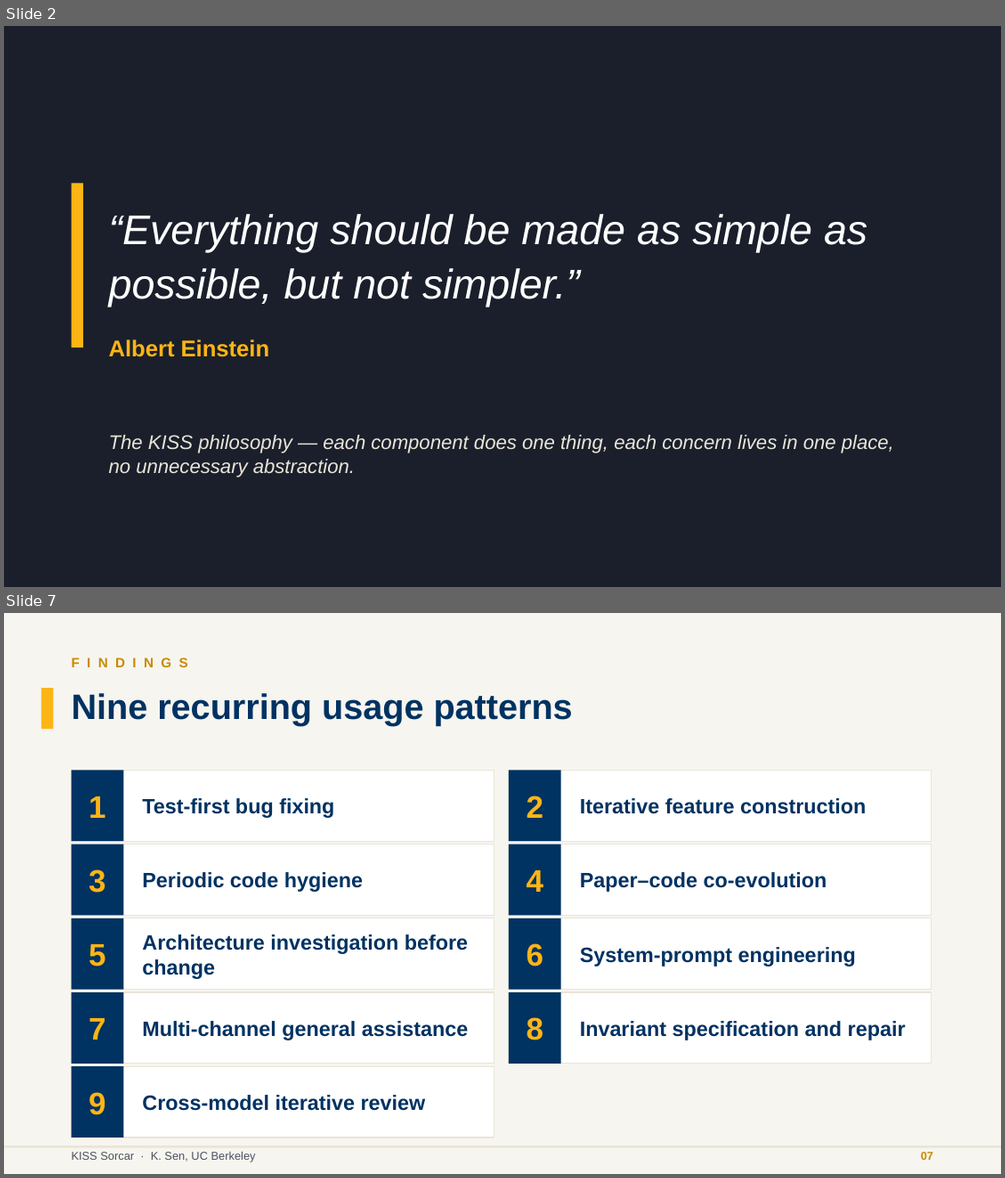
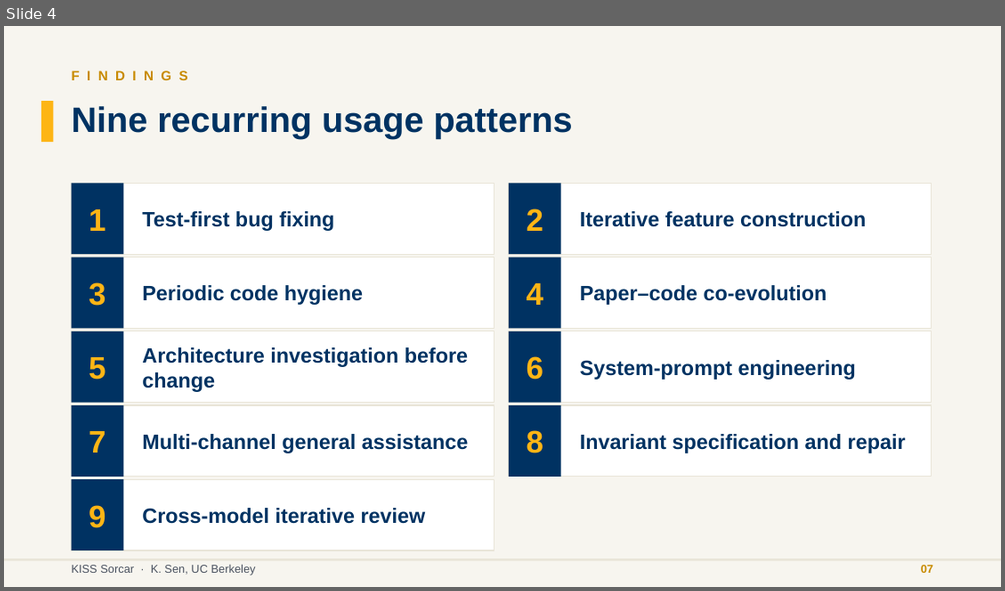
Before and after one commit to ksenxx/kiss_ai, a slide deck: papers/sekisssorcar/se_kiss_sorcar_slides.pptx. Shown one above the other, each under a label of ours: slides 2 and 7 before the commit, slide 4 after it; the slides between them are not shown. The pictures are 1005x1178 and 1005x591 pixels, drawn with LibreOffice and Linux fonts; fonts in the diff are those of the drawing. Boxes give left, top, right and bottom in pixels: in the first picture for what was removed or moved away, otherwise in the second. Text is boxed around its words. In the diff, an @@ line names an element or a change of style, - is before the commit and + after.

Commit message:
docs: update SE KISS SORCAR slides

```diff
--- a/papers/sekisssorcar/se_kiss_sorcar_slides.pptx
+++ b/papers/sekisssorcar/se_kiss_sorcar_slides.pptx
@@ slide 2 removed at <box>4,26,1001,587</box>, background #1A1F2B @@
@@ rectangle removed at <box>72,183,83,347</box> @@
@@ text removed at <box>109,214,867,357</box> @@
-“Everything should be made as simple as possible, but not simpler.”
-Albert Einstein
@@ text removed at <box>109,435,894,477</box> @@
-The KISS philosophy — each component does one thing, each concern lives in one place, no unnecessary abstraction.
@@ what was slide 7 is now slide 4 @@
```
Also in this commit, not shown: 7 slides changed, 1 slide added, 7 other slides removed.
